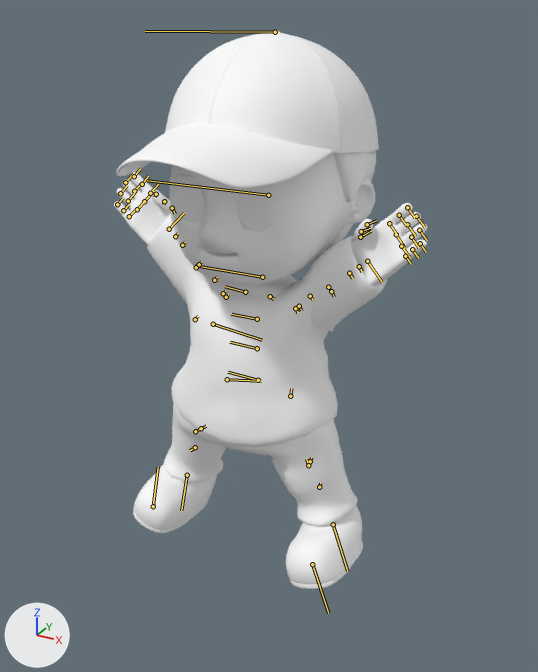
A saved change to the glTF model public/models/spoonsan.glb.
Camera for both pictures: a camera (50 mm lens) standing at (2.58, -4.55, 3.01) and looking at (0.11, -0.05, 0.75). Lighting does not change. The marker at lower left points along +X, +Y and +Z. Both versions are drawn at frame 17 of the action 'Jump'; the numbers are the values there. The bones that bend it are drawn over the model as lines.

Objects in the first picture: 'body', 'bottom', 'cap', 'eye', 'eyebrows', 'hairBack', 'shoes', 'wear'.
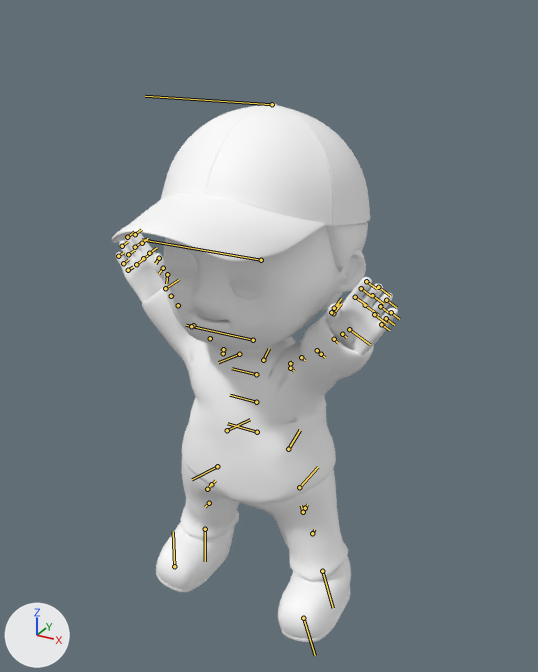
Edits to the bpy script that builds the scene:
```text
Change bone_jek_hip:
    where bone_jek_hip = bpy.data.objects['Armature'].pose.bones['JEK_hip']
    bone_jek_hip.location: (0.451, 0.0, -0.004) -> (-0.01, 0.0, 0.025)
    bone_jek_hip.rotation_quaternion: (1.0, -0.001, -0.012, -0.002) -> (1.0, 0.0, 0.0, 0.0)  # degrees (0, -1, 0) -> degrees (0, 0, 0)
Change bone_jek_spine2:
    where bone_jek_spine2 = bpy.data.objects['Armature'].pose.bones['JEK_spine2']  # child of 'JEK_spine1'
    bone_jek_spine2.rotation_quaternion: (0.97, 0.0, 0.242, 0.003) -> (1.0, 0.0, 0.0, 0.0)  # degrees (0, 28, 0) -> degrees (0, 0, 0)
Change bone_jek_neck:
    where bone_jek_neck = bpy.data.objects['Armature'].pose.bones['JEK_neck']  # child of 'JEK_spine2'
    bone_jek_neck.rotation_quaternion: (0.963, 0.0, -0.271, 0.0) -> (1.0, 0.0, -0.015, 0.0)  # degrees (0, -31, 0) -> degrees (0, -2, 0)
Change bone_jek_upwarm_l:
    where bone_jek_upwarm_l = bpy.data.objects['Armature'].pose.bones['JEK_upwarm_L']  # child of 'JEK_clavicle_L'
    bone_jek_upwarm_l.rotation_quaternion: (0.781, -0.527, -0.17, -0.29) -> (0.763, -0.53, -0.241, -0.28)  # degrees (-62, -35, -20) -> degrees (-65, -42, -13)
Change bone_jek_hand_l:
    where bone_jek_hand_l = bpy.data.objects['Armature'].pose.bones['JEK_hand_L']  # child of 'JEK_lowarm_L'
    bone_jek_hand_l.rotation_quaternion: (0.996, -0.064, -0.021, -0.053) -> (0.989, -0.067, -0.01, -0.134)  # degrees (-7, -3, -6) -> degrees (-7, -2, -15)
Change bone_jek_middle2_l:
    where bone_jek_middle2_l = bpy.data.objects['Armature'].pose.bones['JEK_middle2_L']  # child of 'JEK_middle1_L'
    bone_jek_middle2_l.rotation_quaternion: (1.0, 0.0, 0.029, 0.0) -> (1.0, 0.0, 0.0, 0.0)  # degrees (0, 3, 0) -> degrees (0, 0, 0)
Change bone_jek_index2_l:
    where bone_jek_index2_l = bpy.data.objects['Armature'].pose.bones['JEK_index2_L']  # child of 'JEK_index1_L'
    bone_jek_index2_l.rotation_quaternion: (1.0, 0.0, 0.029, 0.0) -> (1.0, 0.0, 0.0, 0.0)  # degrees (0, 3, 0) -> degrees (0, 0, 0)
Change bone_jek_ring2_l:
    where bone_jek_ring2_l = bpy.data.objects['Armature'].pose.bones['JEK_ring2_L']  # child of 'JEK_ring1_L'
    bone_jek_ring2_l.rotation_quaternion: (1.0, 0.0, 0.029, 0.0) -> (1.0, 0.0, 0.0, 0.0)  # degrees (0, 3, 0) -> degrees (0, 0, 0)
Change bone_jek_upwarm_r:
    where bone_jek_upwarm_r = bpy.data.objects['Armature'].pose.bones['JEK_upwarm_R']  # child of 'JEK_clavicle_R'
    bone_jek_upwarm_r.rotation_quaternion: (0.794, -0.464, -0.225, -0.322) -> (0.786, -0.526, -0.268, -0.18)  # degrees (-52, -41, -24) -> degrees (-68, -38, 0)
Change bone_jek_lowarm_r:
    where bone_jek_lowarm_r = bpy.data.objects['Armature'].pose.bones['JEK_lowarm_R']  # child of 'JEK_upwarm_R'
    bone_jek_lowarm_r.rotation_quaternion: (1.0, 0.0, 0.0, 0.0) -> (0.987, 0.0, 0.002, -0.162)  # degrees (0, 0, 0) -> degrees (0, 0, -19)
Change bone_jek_hand_r:
    where bone_jek_hand_r = bpy.data.objects['Armature'].pose.bones['JEK_hand_R']  # child of 'JEK_lowarm_R'
    bone_jek_hand_r.rotation_quaternion: (0.986, -0.164, -0.006, 0.021) -> (0.986, -0.16, -0.031, -0.025)  # degrees (-19, 0, 2) -> degrees (-18, -4, -2)
Change bone_jek_thumb1_r:
    where bone_jek_thumb1_r = bpy.data.objects['Armature'].pose.bones['JEK_thumb1_R']  # child of 'JEK_hand_R'
    bone_jek_thumb1_r.rotation_quaternion: (1.0, 0.0, 0.0, 0.0) -> (0.98, 0.043, -0.173, 0.086)  # degrees (0, 0, 0) -> degrees (3, -20, 9)
Change bone_jek_thumb2_r:
    where bone_jek_thumb2_r = bpy.data.objects['Armature'].pose.bones['JEK_thumb2_R']  # child of 'JEK_thumb1_R'
    bone_jek_thumb2_r.rotation_quaternion: (1.0, 0.0, 0.0, 0.0) -> (0.998, 0.0, -0.057, -0.002)  # degrees (0, 0, 0) -> degrees (0, -7, 0)
Change bone_jek_upleg_l:
    where bone_jek_upleg_l = bpy.data.objects['Armature'].pose.bones['JEK_upLeg_L']  # child of 'JEK_hip'
    bone_jek_upleg_l.rotation_quaternion: (0.965, -0.145, -0.166, -0.138) -> (0.989, -0.002, -0.146, -0.025)  # degrees (-15, -21, -14) -> degrees (0, -17, -3)
Change bone_jek_lowleg_l:
    where bone_jek_lowleg_l = bpy.data.objects['Armature'].pose.bones['JEK_lowLeg_L']  # child of 'JEK_upLeg_L'
    bone_jek_lowleg_l.rotation_quaternion: (0.986, 0.131, -0.006, 0.103) -> (0.999, 0.038, -0.002, -0.014)  # degrees (15, -2, 12) -> degrees (4, 0, -2)
Change bone_jek_foot_l:
    where bone_jek_foot_l = bpy.data.objects['Armature'].pose.bones['JEK_foot_L']  # child of 'JEK_lowLeg_L'
    bone_jek_foot_l.rotation_quaternion: (0.993, -0.015, 0.092, -0.064) -> (0.997, -0.062, 0.035, 0.042)  # degrees (-2, 10, -8) -> degrees (-7, 4, 5)
Change bone_jek_uplegtwist_l:
    where bone_jek_uplegtwist_l = bpy.data.objects['Armature'].pose.bones['JEK_upLegTwist_L']  # child of 'JEK_upLeg_L'
    bone_jek_uplegtwist_l.location: (-0.145, -0.466, -1.334) -> (0.0, 0.0, 0.0)
    bone_jek_uplegtwist_l.rotation_quaternion: (0.987, 0.1, -0.001, 0.122) -> (1.0, 0.0, 0.0, 0.0)  # degrees (11, -2, 14) -> degrees (0, 0, 0)
Change bone_jek_upleg_r:
    where bone_jek_upleg_r = bpy.data.objects['Armature'].pose.bones['JEK_upLeg_R']  # child of 'JEK_hip'
    bone_jek_upleg_r.rotation_quaternion: (0.964, 0.151, 0.17, -0.14) -> (0.991, -0.054, 0.09, -0.085)  # degrees (15, 22, -14) -> degrees (-7, 10, -10)
Change bone_jek_lowleg_r:
    where bone_jek_lowleg_r = bpy.data.objects['Armature'].pose.bones['JEK_lowLeg_R']  # child of 'JEK_upLeg_R'
    bone_jek_lowleg_r.rotation_quaternion: (0.983, -0.15, 0.004, 0.102) -> (0.991, -0.032, 0.024, 0.131)  # degrees (-17, 2, 12) -> degrees (-3, 3, 15)
Change bone_jek_foot_r:
    where bone_jek_foot_r = bpy.data.objects['Armature'].pose.bones['JEK_foot_R']  # child of 'JEK_lowLeg_R'
    bone_jek_foot_r.rotation_quaternion: (0.992, 0.032, -0.107, -0.061) -> (0.998, 0.032, -0.027, -0.054)  # degrees (5, -12, -8) -> degrees (4, -3, -6)
Change bone_jek_uplegtwist_r:
    where bone_jek_uplegtwist_r = bpy.data.objects['Armature'].pose.bones['JEK_upLegTwist_R']  # child of 'JEK_upLeg_R'
    bone_jek_uplegtwist_r.location: (-1.086, -0.14, 0.905) -> (0.0, 0.0, 0.0)
    bone_jek_uplegtwist_r.rotation_quaternion: (0.986, -0.165, 0.0, 0.01) -> (1.0, 0.0, 0.0, 0.0)  # degrees (-19, 0, 1) -> degrees (0, 0, 0)
```

Pixel boxes [x1, y1, x2, y2] of what changed, in the pictures (538 x 672 px):
'cap', posed
    before: [116, 30, 379, 188]
    after: [111, 103, 370, 262]
'wear', posed (6% shorter)
    before: [147, 214, 387, 447]
    after: [142, 286, 374, 504]
'body', posed (10% narrower)
    before: [114, 153, 427, 286]
    after: [116, 226, 398, 355]
'bottom', posed (13% narrower)
    before: [164, 402, 358, 526]
    after: [180, 456, 349, 580]
'shoes', posed (15% narrower)
    before: [133, 464, 363, 589]
    after: [156, 522, 351, 642]
'hairBack', posed (6% shorter)
    before: [328, 151, 376, 246]
    after: [320, 222, 368, 311]
'eyelashes', now drawn
    after: [167, 268, 260, 292]
bone 'JEK_hip', root to tip
    before: (258, 380) to (228, 372)
    after: (257, 432) to (227, 423)
bone 'JEK_spine2', root to tip
    before: (257, 319) to (231, 314)
    after: (256, 374) to (232, 368)
bone 'JEK_neck', root to tip
    before: (262, 277) to (195, 265)
    after: (253, 340) to (186, 325)
bone 'JEK_upwarm_L', root to tip
    before: (295, 308) to (298, 312)
    after: (290, 368) to (294, 371)
bone 'JEK_hand_L', root to tip
    before: (367, 261) to (382, 282)
    after: (349, 329) to (370, 344)
bone 'JEK_middle2_L', root to tip
    before: (407, 224) to (415, 236)
    after: (372, 295) to (384, 304)
bone 'JEK_index2_L', root to tip
    before: (399, 215) to (406, 225)
    after: (361, 288) to (371, 296)
bone 'JEK_ring2_L', root to tip
    before: (411, 237) to (418, 247)
    after: (380, 306) to (391, 314)
bone 'JEK_upwarm_R', root to tip
    before: (226, 297) to (228, 294)
    after: (223, 353) to (224, 351)
bone 'JEK_lowarm_R', root to tip
    before: (199, 264) to (201, 261)
    after: (193, 325) to (195, 324)
bone 'JEK_hand_R', root to tip
    before: (169, 229) to (184, 213)
    after: (165, 288) to (179, 279)
bone 'JEK_thumb1_R', root to tip
    before: (172, 208) to (175, 213)
    after: (167, 274) to (166, 283)
bone 'JEK_thumb2_R', root to tip
    before: (164, 201) to (163, 204)
    after: (163, 268) to (159, 273)
bone 'JEK_upLeg_L', root to tip
    before: (290, 396) to (291, 388)
    after: (288, 449) to (300, 430)
bone 'JEK_lowLeg_L', root to tip
    before: (310, 461) to (311, 457)
    after: (305, 508) to (307, 504)
bone 'JEK_foot_L', root to tip
    before: (333, 524) to (347, 571)
    after: (322, 571) to (333, 608)
bone 'JEK_upLegTwist_L', root to tip
    before: (195, 319) to (198, 316)
    after: (299, 487) to (318, 467)
bone 'JEK_upLeg_R', root to tip
    before: (227, 379) to (261, 381)
    after: (227, 430) to (250, 419)
bone 'JEK_lowLeg_R', root to tip
    before: (201, 428) to (206, 426)
    after: (211, 484) to (215, 480)
bone 'JEK_foot_R', root to tip
    before: (187, 475) to (181, 510)
    after: (205, 529) to (205, 561)
bone 'JEK_upLegTwist_R', root to tip
    before: (213, 324) to (262, 340)
    after: (217, 466) to (192, 479)
